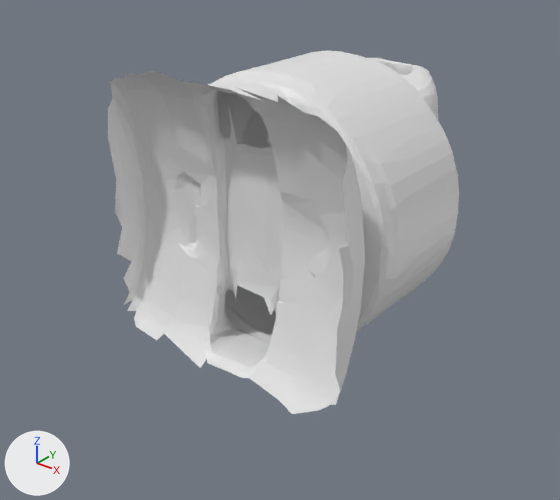
Renders of the OBJ model assets/robot/wrist.obj from each side of a commit.
The view is the same before and after, from a 50 mm camera at (0.0616, -0.0635, 0.0418) aimed at (0.0003, 0.0131, -0.0057). The axes (+X, +Y, +Z) are drawn at lower left. The lights are the same throughout. The first picture is the older version. Where no turn or scale is listed for an object, it has been applied to the vertices. Vertices at exactly the same position are counted once.

In view in the first picture: 'wrist'.
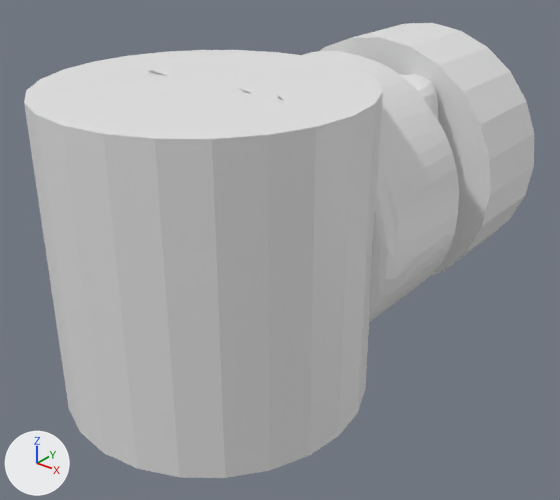
Where the change shows, as pixel boxes (x1, y1, x2, y2) in the pictures (560 x 500 px):
'wrist', reshaped (45% wider, 25% taller): before (108, 51, 459, 414); after (24, 23, 534, 478)
part 1 of me_wrist, added: after (24, 50, 383, 478)
part 2 of me_wrist, added: after (320, 23, 534, 276)

Edits to the bpy script that builds the scene:
```text
Change me_wrist:
    used by ob_wrist; location = (0.0, 0.0, 0.0)
    remove me_wrist.from_pydata(...)  # 2117 vertices, 4192 faces; spans x -0.0194..0.0194, y 0.0..0.045, z -0.0205..0.0205
    add me_wrist.from_pydata(...)  # 2217 vertices, 4384 faces; spans x -0.02..0.02, y -0.02..0.053, z -0.0205..0.0205
    me_wrist part 1: a new loose piece, a 24-sided cylinder along z spanning x -0.02..0.02, y -0.02..0.02, z -0.02..0.02
    me_wrist part 2: a new loose piece, a 24-sided cylinder along y spanning x -0.02..0.02, y 0.037..0.053, z -0.02..0.02
```
